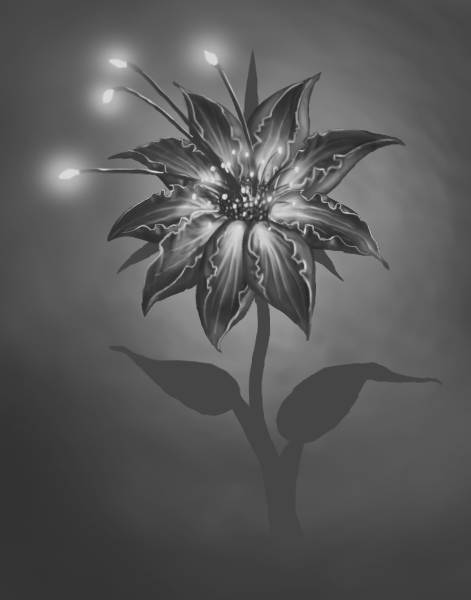
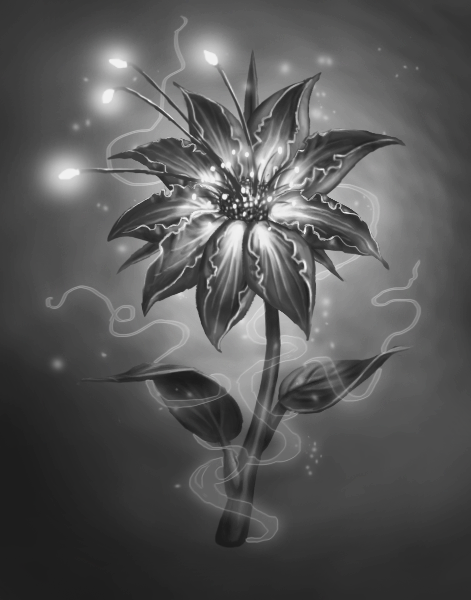
Before/after of a 471 x 600 layered artwork. What changed in the layer stack:
painted on "Layer 9" over [97, 65, 255, 198]
added group "glitter" (29%) with 3 layers above "själk" over [44, 15, 422, 544]
added layer "Layer 14" in group "glitter" over [48, 35, 420, 499]
added layer "Layer 13" in group "glitter" over [44, 15, 422, 544]
"Layer 4": opacity 100% → 52%, moved it into group "glitter", painted on it over [44, 15, 422, 544]
painted on "själk" over [108, 50, 443, 551]
added layer "Layer 12" above "Background" over [76, 168, 416, 549]
painted on "Background" over [0, 0, 471, 600]
